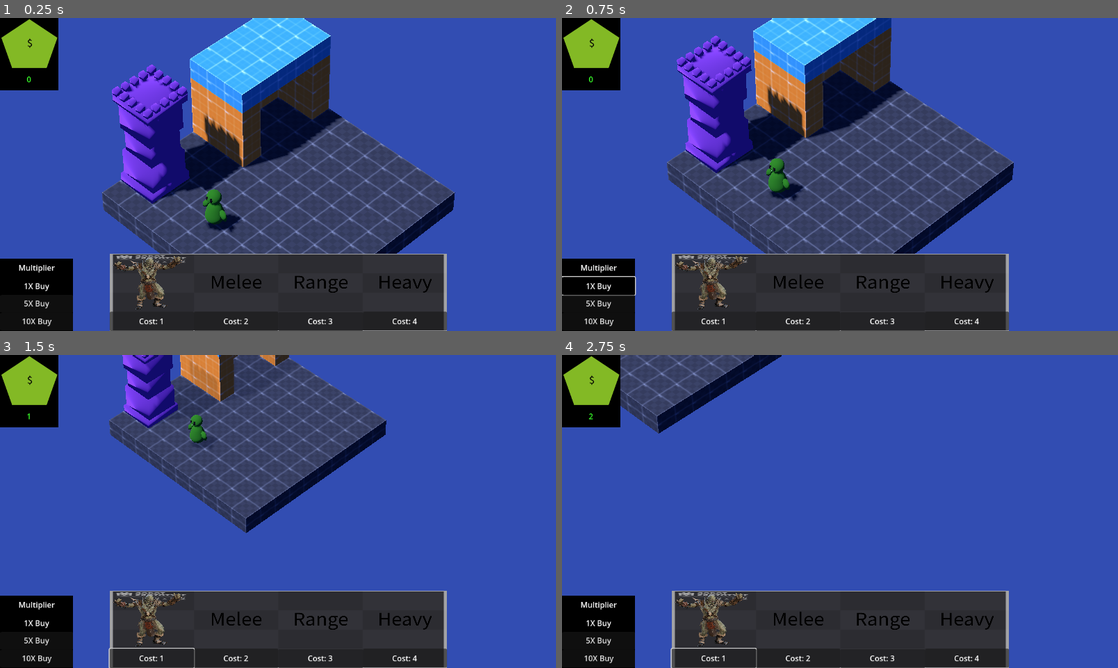
Above: before the commit, frames 1-4 (two rows, left to right).
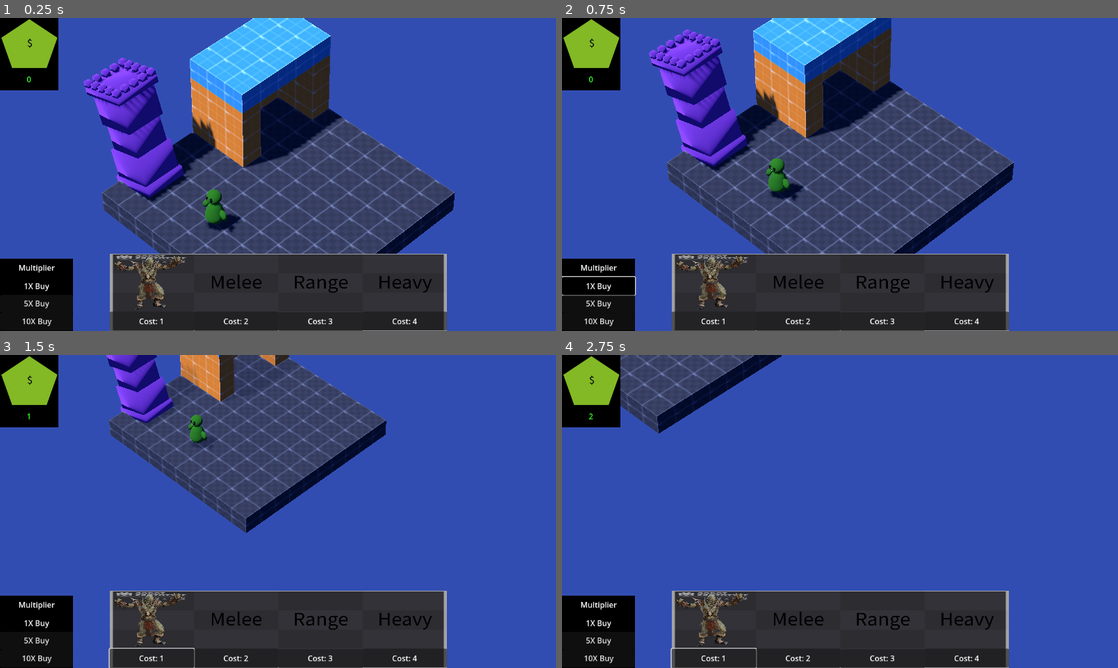
Above: after the commit, the same moments.

Repository: HuskyGameDev/2024f-team10
Game: Godot game, scene res://scenes/game.tscn
Two runs of this game, one before a commit and one after it. Both use one fixed random seed, a clock stepped at 60 frames per second and the inputs below.
Inputs (mouse positions are in pixels of both pictures, inside the frame that each line leads up to):
- Up to frame 1 (0.25 s): no input
- Up to frame 2 (0.75 s): click "1X Buy" at 0.5 s
- Up to frame 3 (1.5 s): move the mouse to (400, 495) at 1.27 s; hold Right from 1.28 s (still down); hold Mouse wheel down (Scroll_Down) from 1.28 s (still down)
- Up to frame 4 (2.75 s): move the mouse to (728, 527) at 2.02 s; release Right at 2.03 s; release Mouse wheel down (Scroll_Down) at 2.03 s; hold Down from 2.03 s (still down); tap Mouse wheel up (Scroll_Up) at 2.1 s

The runs differ from the first frame. In frame 1, 6.2% of the frame differs, in the area x 15-44%, y 12-60%; in frame 2, 6.0%; in frame 3, 1.9%; in frame 4, nothing differs.
Error in both runs: Invalid access to property or key 'global_position' on a base object of type 'null instance'. (res://scripts/tower.gd:15)

Commit message:
Update tower.gd

Diff:
--- a/scripts/tower.gd
+++ b/scripts/tower.gd
@@ -23,6 +23,7 @@
 	if health <= 0:
 		queue_free()
 	if is_instance_valid(cur_tar):
+		look_at(cur_tar.global_position)
 		if can_shoot:
 			shoot()
 			can_shoot = false
